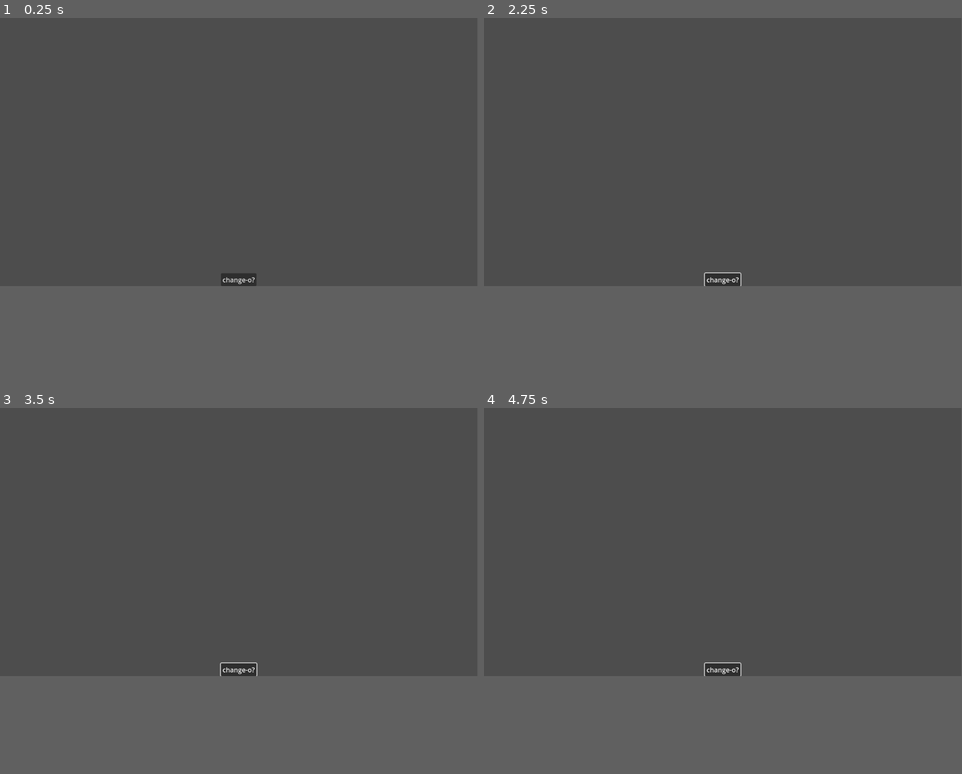
Above: before the commit, frames 1-4 (two rows, left to right).
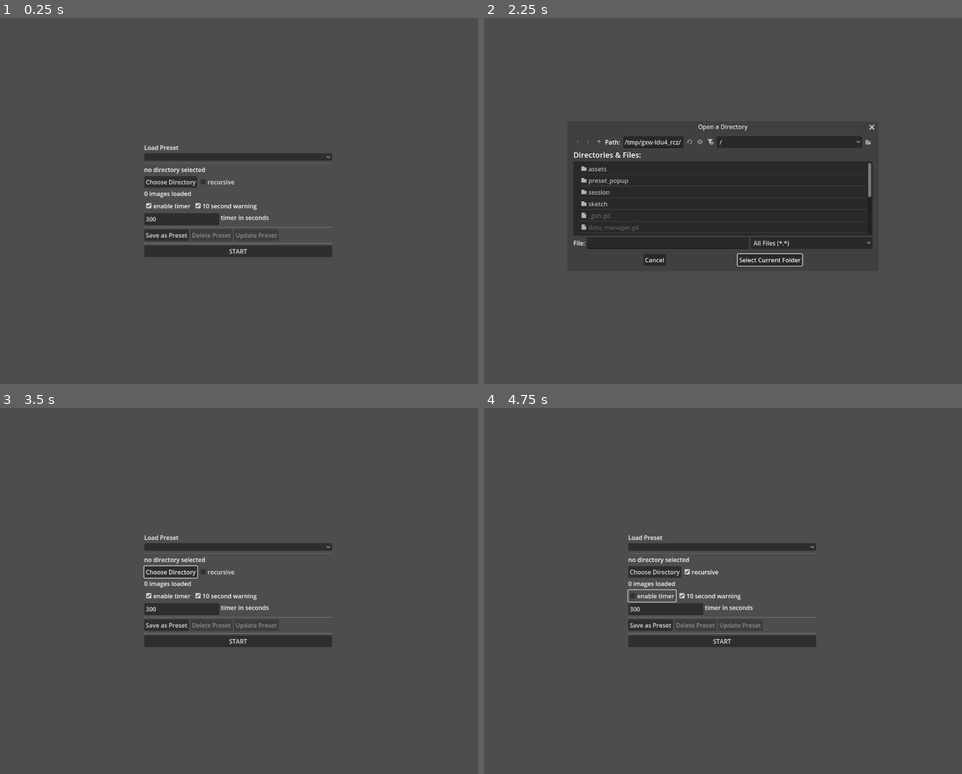
Above: after the commit, the same moments.

Repository: davidbragg/timedsketches
Game: Godot game, scene res://session/session.tscn
The game is run twice, just before and just after one commit, with the same random seed, the same clock (stepped at 60 frames per second) and the same inputs. Before the commit the project starts from res://sketch/sketch.tscn.
Inputs (mouse positions are in pixels of both pictures, inside the frame that each line leads up to):
- Up to frame 1 (0.25 s): no input
- Up to frame 2 (2.25 s): click (723, 277) at 0.5 s, where only the run before the commit has a clickable "change-o?"; click (723, 120) at 1.27 s; click (656, 138) at 2 s, where only the run after the commit has a clickable "Choose Directory"
- Up to frame 3 (3.5 s): click (172, 583) at 2.75 s, where only the run after the commit has a clickable "Cancel"
- Up to frame 4 (4.75 s): click (699, 528) at 3.5 s, where only the run after the commit has a clickable "recursive"; click (651, 547) at 4.25 s, where only the run after the commit has a clickable "enable timer"
In our replay, the window is 799x449 before the commit and 800x613 after it. These sizes can differ from the game's own. Grey fills any space a smaller window leaves; there, only what the larger window draws over its background counts as a difference.

The runs differ from the first frame. In frame 1, 4.0% of the frame differs, in the area x 30-70%, y 34-74%; in frame 2, 16%, in the area x 18-82%, y 29-74%; in frame 3, 4.1%; in frame 4, 4.1%.

Commit message:
working out remaining preset features - in progress

Diff:
--- /dev/null
+++ b/data_manager.gd
@@ -0,0 +1,87 @@
+extends Node
+
+var valid_extensions: Array[String] = ["jpg", "png"]
+var files: Array[String] = []
+var preset_file: String = "user://presets.json"
+var source_directory: String = "no directory selected"
+var presets: Array
+
+var run_timer: bool = true
+var timer_warning: bool = true
+var recursive_check: bool = false
+
+var timer_length: int = 300
+var preset_index: int = -1
+
+func load_file_paths() -> void:
+	DataManager.files = []
+	var dir = DirAccess.open(DataManager.source_directory)
+	if dir == null:
+		printerr("Could not open folder.")
+		return
+
+	# load files from nested folders
+	if recursive_check:
+		files = load_file_paths_recursive(source_directory)
+	# load files only from selected folder
+	else:
+		for file:String in dir.get_files():
+			if valid_extensions.any(func(ext): return ext == file.get_extension()):
+				DataManager.files.append(DataManager.source_directory + "/" + file)
+
+func load_file_paths_recursive(dir_path: String) -> Array[String]:
+	var dir_files: Array[String] = []
+	var item_path: String
+	# open the source folder
+	var dir = DirAccess.open(dir_path)
+	if dir == null:
+		printerr("Could not open folder.")
+		return dir_files
+	# iterate through the folder
+	dir.list_dir_begin()
+	var item = dir.get_next()
+	while item != "":
+		item_path = dir_path + "/" + item
+		if dir.dir_exists(item_path):
+			dir_files.append_array(load_file_paths_recursive(item_path))
+		if dir.file_exists(item_path) && valid_extensions.any(func(ext): return ext == item_path.get_extension()):
+			dir_files.append(item_path)
+		item = dir.get_next()
+	dir.list_dir_end()
+
+	return dir_files
+
+func load_presets() -> void:
+	if FileAccess.file_exists(preset_file):
+		var json_as_text = FileAccess.get_file_as_string(preset_file)
+		presets = JSON.parse_string(json_as_text)
+
+func save_preset(title: String) -> void:
+	var preset_dict: Dictionary = {
+		"title": title,
+		"source_directory": source_directory,
+		"load_recursive": recursive_check,
+		"enable_timer": run_timer,
+		"timer_warning": timer_warning,
+		"timer_length": timer_length
+	}
+	presets.append(preset_dict)
+	var file = FileAccess.open(preset_file, FileAccess.WRITE)
+	var json_string = JSON.stringify(presets)
+	file.store_string(json_string)
+	file.close()
+	preset_index = presets.size() - 1
+
+func set_values_by_preset() -> void:
+	var selected_preset = presets[preset_index]
+	source_directory = selected_preset["source_directory"]
+	recursive_check = selected_preset["load_recursive"]
+	run_timer = selected_preset["enable_timer"]
+	timer_warning = selected_preset["timer_warning"]
+	timer_length = selected_preset["timer_length"]
+
+func set_values(recursive_bool: bool, timer_bool: bool, warning_bool: bool, timer_int: int):
+	recursive_check = recursive_bool
+	run_timer = timer_bool
+	timer_warning = warning_bool
+	timer_length = timer_int
--- /dev/null
+++ b/preset_popup/preset_popup.gd
@@ -0,0 +1,24 @@
+extends ColorRect
+
+signal popup_submit(title: String, mode: int, submit: bool)
+
+var mode: int
+
+func clear_title() -> void:
+	$ColorRect/VBoxContainer/TitleLineEdit.text = ""
+
+func set_mode(caption: String, mode_val: int) -> void:
+	mode = mode_val
+	$ColorRect/VBoxContainer/HBoxContainer/OkButton.text = caption
+
+func set_title() -> void:
+	$ColorRect/VBoxContainer/TitleLineEdit.text = DataManager.presets[DataManager.preset_index]["title"]
+
+func _on_cancel_button_pressed() -> void:
+	var title = $ColorRect/VBoxContainer/TitleLineEdit.text
+	popup_submit.emit(title, mode, false)
+
+
+func _on_ok_button_pressed() -> void:
+	var title = $ColorRect/VBoxContainer/TitleLineEdit.text
+	popup_submit.emit(title, mode, true)
--- /dev/null
+++ b/preset_popup/preset_popup.tscn
@@ -0,0 +1,55 @@
+[gd_scene load_steps=2 format=3 uid="uid://cuyqv80tsuncp"]
+
+[ext_resource type="Script" uid="uid://t74tai0pna8r" path="res://preset_popup/preset_popup.gd" id="1_46ow0"]
+
+[node name="PresetPopup" type="ColorRect"]
+custom_minimum_size = Vector2(400, 90)
+offset_right = 600.0
+offset_bottom = 400.0
+color = Color(0.239216, 0.239216, 0.239216, 0.756863)
+script = ExtResource("1_46ow0")
+
+[node name="ColorRect" type="ColorRect" parent="."]
+layout_mode = 1
+anchors_preset = 8
+anchor_left = 0.5
+anchor_top = 0.5
+anchor_right = 0.5
+anchor_bottom = 0.5
+offset_left = -200.0
+offset_top = -45.0
+offset_right = 200.0
+offset_bottom = 45.0
+grow_horizontal = 2
+grow_vertical = 2
+color = Color(0.617455, 0.617455, 0.617455, 1)
+
+[node name="VBoxContainer" type="VBoxContainer" parent="ColorRect"]
+custom_minimum_size = Vector2(380, 0)
+layout_mode = 0
+offset_left = 10.0
+offset_top = 10.0
+offset_right = 390.0
+offset_bottom = 76.0
+
+[node name="TitleLineEdit" type="LineEdit" parent="ColorRect/VBoxContainer"]
+custom_minimum_size = Vector2(0, 25)
+layout_mode = 2
+text = "dicks"
+
+[node name="HBoxContainer" type="HBoxContainer" parent="ColorRect/VBoxContainer"]
+layout_mode = 2
+
+[node name="OkButton" type="Button" parent="ColorRect/VBoxContainer/HBoxContainer"]
+custom_minimum_size = Vector2(100, 0)
+layout_mode = 2
+text = "OK"
+
+[node name="CancelButton" type="Button" parent="ColorRect/VBoxContainer/HBoxContainer"]
+custom_minimum_size = Vector2(100, 0)
+layout_mode = 2
+size_flags_horizontal = 8
+text = "Cancel"
+
+[connection signal="pressed" from="ColorRect/VBoxContainer/HBoxContainer/OkButton" to="." method="_on_ok_button_pressed"]
+[connection signal="pressed" from="ColorRect/VBoxContainer/HBoxContainer/CancelButton" to="." method="_on_cancel_button_pressed"]
--- a/project.godot
+++ b/project.godot
@@ -11,9 +11,20 @@
 [application]
 
 config/name="Timed Sketches"
-run/main_scene="uid://cqfinui622n23"
+run/main_scene="uid://bvbeg7eysjkr0"
 config/features=PackedStringArray("4.4", "Forward Plus")
 config/icon="res://icon.svg"
+
+[autoload]
+
+DataManager="*res://data_manager.gd"
+
+[display]
+
+window/size/viewport_width=1268
+window/size/viewport_height=972
+window/stretch/mode="viewport"
+window/stretch/aspect="expand"
 
 [dotnet]
 
--- /dev/null
+++ b/session/session.gd
@@ -0,0 +1,131 @@
+extends Control
+
+var sketch: PackedScene = load("res://sketch/sketch.tscn")
+
+func _ready() -> void:
+	get_node("PresetPopup").popup_submit.connect(_on_popup_submit.bind())
+	DataManager.load_presets()
+	populate_presets()
+	populate_nodes()
+
+func _on_start_button_pressed() -> void:
+	var timer_length: int = $VBoxContainer/TimerSetContainer/TimerSecondsEdit.text.to_int()
+	if timer_length < 1 || timer_length > 359999:
+		return
+	if DataManager.files != []:
+		DataManager.set_values(
+			$VBoxContainer/HBoxContainer/RecursiveCheck.button_pressed,
+			$VBoxContainer/TimerCheckContainer/TimerCheck.button_pressed,
+			$VBoxContainer/TimerCheckContainer/TimerWarningCheck.button_pressed,
+			timer_length
+		)
+		DataManager.files.shuffle()
+		get_tree().change_scene_to_packed(sketch)
+
+func _on_dir_button_pressed() -> void:
+	$FileDialog.visible = true;
+
+func _on_file_dialog_dir_selected(dir: String) -> void:
+	DataManager.source_directory = dir
+	$VBoxContainer/DirLabel.text = DataManager.source_directory
+	DataManager.load_file_paths()
+	set_loaded_images_label()
+
+func _on_recursive_check_pressed() -> void:
+	if DataManager.source_directory != null && DataManager.source_directory != "":
+		DataManager.load_file_paths()
+
+func _on_preset_list_item_selected(index: int) -> void:
+	DataManager.preset_index = index
+	DataManager.set_values_by_preset()
+	DataManager.load_file_paths()
+	$VBoxContainer/PresetManagerBox/DeletePresetButton.disabled = false
+	$VBoxContainer/PresetManagerBox/UpdatePresetButton.disabled = false
+	populate_nodes()
+
+func _on_save_preset_button_pressed() -> void:
+	$PresetPopup.set_mode("Save", 0)
+	$PresetPopup.clear_title()
+	$PresetPopup.visible = true
+
+func populate_nodes() -> void:
+	$VBoxContainer/DirLabel.text = DataManager.source_directory
+	$VBoxContainer/HBoxContainer/RecursiveCheck.button_pressed = DataManager.recursive_check
+	$VBoxContainer/TimerCheckContainer/TimerCheck.button_pressed = DataManager.run_timer
+	$VBoxContainer/TimerCheckContainer/TimerWarningCheck.button_pressed = DataManager.timer_warning
+	$VBoxContainer/TimerSetContainer/TimerSecondsEdit.text = str(DataManager.timer_length)
+	set_loaded_images_label()
+
+func populate_presets() -> void:
+	$VBoxContainer/PresetList.clear()
+	if DataManager.presets:
+		for i in range(DataManager.presets.size()):
+			$VBoxContainer/PresetList.add_item(DataManager.presets[i]["title"])
+		$VBoxContainer/PresetList.select(DataManager.preset_index)
+	if $VBoxContainer/PresetList.selected != -1:
+		$VBoxContainer/PresetManagerBox/DeletePresetButton.disabled = false
+		$VBoxContainer/PresetManagerBox/UpdatePresetButton.disabled = false
+
+
+func set_loaded_images_label():
+	if DataManager.files.size() == 1:
+		$VBoxContainer/LoadedImagesLabel.text = "1 image loaded"
+	elif DataManager.files.size() > 1:
+		$VBoxContainer/LoadedImagesLabel.text = str(DataManager.files.size()) + " images loaded"
+	else:
+		$VBoxContainer/LoadedImagesLabel.text = "0 images loaded"
+
+
+func _on_delete_preset_button_pressed() -> void:
+	$PresetPopup.set_mode("Delete", 1)
+	$PresetPopup.set_title()
+	$PresetPopup.visible = true
+
+
+
+func _on_update_preset_button_pressed() -> void:
+	$PresetPopup.set_mode("Update", 2)
+	$PresetPopup.set_title()
+	$PresetPopup.visible = true
+
+
+func _on_popup_submit(title: String, mode: int, submit: bool) -> void:
+	$PresetPopup.visible = false
+	if !submit:
+		return
+
+	var timer_length: int = $VBoxContainer/TimerSetContainer/TimerSecondsEdit.text.to_int()
+
+	match mode:
+		0: # save logic
+			if title == "" ||  DataManager.files == [] || timer_length < 1 || timer_length > 35999:
+				return
+
+			print("In Save Preset")
+			DataManager.set_values(
+				$VBoxContainer/HBoxContainer/RecursiveCheck.button_pressed,
+				$VBoxContainer/TimerCheckContainer/TimerCheck.button_pressed,
+				$VBoxContainer/TimerCheckContainer/TimerWarningCheck.button_pressed,
+				timer_length
+			)
+			DataManager.save_preset(title)
+			populate_presets()
+
+			# update the option list and set to current index
+		1: # update logic
+			if title == "" ||  DataManager.files == [] || timer_length < 1 || timer_length > 35999:
+				return
+			print("In Update Preset")
+			DataManager.set_values(
+				$VBoxContainer/HBoxContainer/RecursiveCheck.button_pressed,
+				$VBoxContainer/TimerCheckContainer/TimerCheck.button_pressed,
+				$VBoxContainer/TimerCheckContainer/TimerWarningCheck.button_pressed,
+				timer_length
+			)
+			# Datamanager.update_preset(title) -> should have index saved in DataManager
+			# update the option list and set to current index
+		2: # delete logic
+			print("In Delete Preset")
+			# DataManager.delete_preset() -> should ahve index saved in DataManager
+			# update the option list
+			# clear option list setting
--- /dev/null
+++ b/session/session.tscn
@@ -0,0 +1,149 @@
+[gd_scene load_steps=3 format=3 uid="uid://bvbeg7eysjkr0"]
+
+[ext_resource type="Script" uid="uid://dk1opl6sqrnmv" path="res://session/session.gd" id="1_e0uub"]
+[ext_resource type="PackedScene" uid="uid://cuyqv80tsuncp" path="res://preset_popup/preset_popup.tscn" id="2_nf2ru"]
+
+[node name="Control" type="Control"]
+layout_mode = 3
+anchors_preset = 15
+anchor_right = 1.0
+anchor_bottom = 1.0
+grow_horizontal = 2
+grow_vertical = 2
+scale = Vector2(0.996493, 0.995136)
+script = ExtResource("1_e0uub")
+
+[node name="FileDialog" type="FileDialog" parent="."]
+title = "Open a Directory"
+initial_position = 1
+size = Vector2i(810, 360)
+ok_button_text = "Select Current Folder"
+file_mode = 2
+access = 2
+
+[node name="VBoxContainer" type="VBoxContainer" parent="."]
+layout_mode = 1
+anchors_preset = 8
+anchor_left = 0.5
+anchor_top = 0.5
+anchor_right = 0.5
+anchor_bottom = 0.5
+offset_left = -250.0
+offset_top = -47.5
+offset_right = 250.0
+offset_bottom = 47.5
+grow_horizontal = 2
+grow_vertical = 2
+
+[node name="PresetLabel" type="Label" parent="VBoxContainer"]
+layout_mode = 2
+text = "Load Preset"
+
+[node name="PresetList" type="OptionButton" parent="VBoxContainer"]
+custom_minimum_size = Vector2(400, 0)
+layout_mode = 2
+
+[node name="HSeparator" type="HSeparator" parent="VBoxContainer"]
+layout_mode = 2
+
+[node name="DirLabel" type="RichTextLabel" parent="VBoxContainer"]
+clip_contents = false
+custom_minimum_size = Vector2(500, 25)
+layout_mode = 2
+size_flags_vertical = 6
+text = "no directory selected
+"
+
+[node name="HBoxContainer" type="HBoxContainer" parent="VBoxContainer"]
+layout_mode = 2
+
+[node name="DirButton" type="Button" parent="VBoxContainer/HBoxContainer"]
+layout_mode = 2
+text = "Choose Directory
+"
+
+[node name="RecursiveCheck" type="CheckBox" parent="VBoxContainer/HBoxContainer"]
+layout_mode = 2
+text = "recursive"
+
+[node name="LoadedImagesLabel" type="RichTextLabel" parent="VBoxContainer"]
+clip_contents = false
+custom_minimum_size = Vector2(500, 25)
+layout_mode = 2
+size_flags_vertical = 6
+text = "0 images loaded"
+
+[node name="TimerCheckContainer" type="HBoxContainer" parent="VBoxContainer"]
+layout_mode = 2
+
+[node name="TimerCheck" type="CheckBox" parent="VBoxContainer/TimerCheckContainer"]
+layout_mode = 2
+text = "enable timer"
+
+[node name="TimerWarningCheck" type="CheckBox" parent="VBoxContainer/TimerCheckContainer"]
+layout_mode = 2
+text = "10 second warning"
+
+[node name="TimerSetContainer" type="HBoxContainer" parent="VBoxContainer"]
+layout_mode = 2
+
+[node name="TimerSecondsEdit" type="LineEdit" parent="VBoxContainer/TimerSetContainer"]
+custom_minimum_size = Vector2(200, 0)
+layout_mode = 2
+
+[node name="TimerLabel" type="RichTextLabel" parent="VBoxContainer/TimerSetContainer"]
+custom_minimum_size = Vector2(150, 25)
+layout_mode = 2
+text = "timer in seconds	"
+
+[node name="HSeparator3" type="HSeparator" parent="VBoxContainer"]
+layout_mode = 2
+
+[node name="PresetManagerBox" type="HBoxContainer" parent="VBoxContainer"]
+layout_mode = 2
+
+[node name="SavePresetButton" type="Button" parent="VBoxContainer/PresetManagerBox"]
+layout_mode = 2
+text = "Save as Preset
+"
+
+[node name="DeletePresetButton" type="Button" parent="VBoxContainer/PresetManagerBox"]
+layout_mode = 2
+disabled = true
+text = "Delete Preset"
+
+[node name="UpdatePresetButton" type="Button" parent="VBoxContainer/PresetManagerBox"]
+layout_mode = 2
+disabled = true
+text = "Update Preset"
+
+[node name="HSeparator2" type="HSeparator" parent="VBoxContainer"]
+layout_mode = 2
+
+[node name="StartButton" type="Button" parent="VBoxContainer"]
+layout_mode = 2
+text = "START"
+
+[node name="PresetPopup" parent="." instance=ExtResource("2_nf2ru")]
+visible = false
+layout_mode = 1
+anchors_preset = 8
+anchor_left = 0.5
+anchor_top = 0.5
+anchor_right = 0.5
+anchor_bottom = 0.5
+offset_left = -300.0
+offset_top = -200.0
+offset_right = 300.0
+offset_bottom = 200.0
+grow_horizontal = 2
+grow_vertical = 2
+
+[connection signal="dir_selected" from="FileDialog" to="." method="_on_file_dialog_dir_selected"]
+[connection signal="item_selected" from="VBoxContainer/PresetList" to="." method="_on_preset_list_item_selected"]
+[connection signal="pressed" from="VBoxContainer/HBoxContainer/DirButton" to="." method="_on_dir_button_pressed"]
+[connection signal="pressed" from="VBoxContainer/HBoxContainer/RecursiveCheck" to="." method="_on_recursive_check_pressed"]
+[connection signal="pressed" from="VBoxContainer/PresetManagerBox/SavePresetButton" to="." method="_on_save_preset_button_pressed"]
+[connection signal="pressed" from="VBoxContainer/PresetManagerBox/DeletePresetButton" to="." method="_on_delete_preset_button_pressed"]
+[connection signal="pressed" from="VBoxContainer/PresetManagerBox/UpdatePresetButton" to="." method="_on_update_preset_button_pressed"]
+[connection signal="pressed" from="VBoxContainer/StartButton" to="." method="_on_start_button_pressed"]
--- a/sketch/sketch.gd
+++ b/sketch/sketch.gd
@@ -1,38 +1,76 @@
-extends Sprite2D
+extends TextureRect
 
-# TODO: Clean up hardcoded values
-# TODO: All the file madness can move out of the script elsewhere
+var image: Image = Image.new()
+var index: int = 0
+var session: PackedScene = load("res://session/session.tscn")
+var warning_triggered: bool = false
 
-#var source_directory : String = "/home/dave/Pictures/Avatars/"
-var source_directory : String = "/home/dave/Pictures/Desktops/"
-var files = []
-var valid_extensions = ["jpg", "png"]
-var index : int = 0
+@export var timer:Timer
 
 func _ready():
-	var dir = DirAccess.open(source_directory)
-	if dir == null:
-		printerr("Could not open folder.")
-		return
-	for file : String in dir.get_files():
-		if valid_extensions.any(func(ext): return ext == file.get_extension()):
-			print("match " + file.get_extension())
-			files.append(file)
-		else:
-			print("fail  " + file.get_extension())
-	files.shuffle()
+	load_image()
+	if DataManager.run_timer:
+		timer.wait_time = DataManager.timer_length
+		timer.start()
+		$"../TimerText".visible = true
+	else:
+		$"../TimerText".visible = false
 
-# this is effectively my process forward function
-# TODO: add a backward function
-func _on_button_pressed() -> void:
-	print(files.size(), " ", index)
-	if files.size() > 0 && index < files.size():
-		var image = Image.new()
-		image.load(source_directory + files[index])
-		var t = ImageTexture.create_from_image(image)
-		texture = t
-		if index < files.size() - 1:
-			index += 1
+func _process(_delta: float) -> void:
+	if DataManager.run_timer and timer.is_stopped() == false:
+		var r_time = int(ceil(timer.time_left))
+		@warning_ignore("integer_division")
+		var hours = r_time / 3600
+		r_time -= hours * 3600
+		@warning_ignore("integer_division")
+		var minutes = r_time / 60
+		r_time -= minutes * 60
+		var seconds = r_time
+		var formatted_time = "%02d" % [hours] + ":" + "%02d" % [minutes] + ":" + "%02d" % [seconds]
+		$"../TimerText".text = formatted_time
+		if !warning_triggered && seconds == 10:
+			print("10 second warning")
+			$'../WarningTone'.play()
+			warning_triggered = true
+
+func _input(event: InputEvent) -> void:
+	if event is InputEventKey and event.is_released():
+		match event.get_keycode():
+			32: #space
+				if DataManager.run_timer:
+					timer.paused = !timer.paused
+			81: # Q
+				get_tree().change_scene_to_packed(session)
+			4194319: # left arrow
+				prev_image()
+			4194321: # right arrow
+				next_image()
+
+func load_image() -> void:
+	image.load(DataManager.files[index])
+	var window_size:Vector2 = get_viewport().size
+	var image_size:Vector2 = image.get_size()
+	var image_transform:Vector2 = window_size / image_size
+	var scale_value = min(image_transform.x, image_transform.y)
+	image.resize(image_size.x * scale_value, image_size.y * scale_value)
+	texture = ImageTexture.create_from_image(image)
+	if DataManager.run_timer:
+		timer.start()
+		warning_triggered = false
+
+func next_image() -> void:
+	if DataManager.files.size() > 0 && index < DataManager.files.size() - 1:
+		index += 1
+		load_image()
+
+func prev_image() -> void:
+	if index > 0:
+		index -= 1
+		load_image()
+
+func _on_timer_timeout() -> void:
+	if index == DataManager.files.size() - 1:
+		timer.stop()
+		$"../TimerText".text = "END"
 	else:
-		# TODO disable button on index == files.size() - 1
-		print("no images or at image array end")
+		next_image()
--- a/sketch/sketch.tscn
+++ b/sketch/sketch.tscn
@@ -1,31 +1,54 @@
-[gd_scene load_steps=2 format=3 uid="uid://cqfinui622n23"]
+[gd_scene load_steps=4 format=3 uid="uid://cqfinui622n23"]
 
 [ext_resource type="Script" uid="uid://c25siwmkv5x4f" path="res://sketch/sketch.gd" id="1_rnlyb"]
+[ext_resource type="AudioStream" uid="uid://dj8xlg58yhvuf" path="res://assets/warning_tone.mp3" id="3_75bl7"]
+[ext_resource type="FontFile" uid="uid://bqfjmxxrqshqp" path="res://Ubuntu-M.ttf" id="3_qrb0m"]
 
-[node name="Sketch" type="Control"]
-layout_mode = 3
+[node name="Panel" type="Panel"]
 anchors_preset = 15
 anchor_right = 1.0
 anchor_bottom = 1.0
 grow_horizontal = 2
 grow_vertical = 2
+size_flags_horizontal = 3
+size_flags_vertical = 3
 
-[node name="DisplaySprite" type="Sprite2D" parent="."]
-offset = Vector2(576, 324)
+[node name="ImageTextureRect" type="TextureRect" parent="." node_paths=PackedStringArray("timer")]
+layout_mode = 1
+anchors_preset = 15
+anchor_right = 1.0
+anchor_bottom = 1.0
+grow_horizontal = 2
+grow_vertical = 2
+expand_mode = 5
+stretch_mode = 3
 script = ExtResource("1_rnlyb")
+timer = NodePath("../Timer")
 
-[node name="Button" type="Button" parent="."]
-layout_mode = 1
-anchors_preset = 7
-anchor_left = 0.5
-anchor_top = 1.0
-anchor_right = 0.5
-anchor_bottom = 1.0
-offset_left = -43.0
-offset_top = -31.0
-offset_right = 43.0
-grow_horizontal = 2
-grow_vertical = 0
-text = "change-o?"
+[node name="Timer" type="Timer" parent="."]
+wait_time = 2.0
 
-[connection signal="pressed" from="Button" to="DisplaySprite" method="_on_button_pressed"]
+[node name="TimerText" type="RichTextLabel" parent="."]
+visible = false
+layout_mode = 0
+offset_left = 1163.0
+offset_top = 944.0
+offset_right = 1253.0
+offset_bottom = 969.0
+theme_override_fonts/normal_font = ExtResource("3_qrb0m")
+theme_override_fonts/mono_font = ExtResource("3_qrb0m")
+theme_override_fonts/italics_font = ExtResource("3_qrb0m")
+theme_override_fonts/bold_italics_font = ExtResource("3_qrb0m")
+theme_override_fonts/bold_font = ExtResource("3_qrb0m")
+theme_override_font_sizes/bold_italics_font_size = 15
+theme_override_font_sizes/normal_font_size = 22
+text = "00:50:34"
+scroll_active = false
+autowrap_mode = 0
+
+[node name="WarningTone" type="AudioStreamPlayer2D" parent="."]
+position = Vector2(881, 476)
+stream = ExtResource("3_75bl7")
+volume_db = 24.0
+
+[connection signal="timeout" from="Timer" to="ImageTextureRect" method="_on_timer_timeout"]
Binary file added: Ubuntu-M.ttf
Not shown, added: Ubuntu-M.ttf.import
Not shown, added: assets/warning_tone.mp3.import
Not shown, added: data_manager.gd.uid
Not shown, added: preset_popup/preset_popup.gd.uid
Not shown, added: session/session.gd.uid
Not shown, added: assets/warning_tone.mp3
Not shown, added: todo.md
